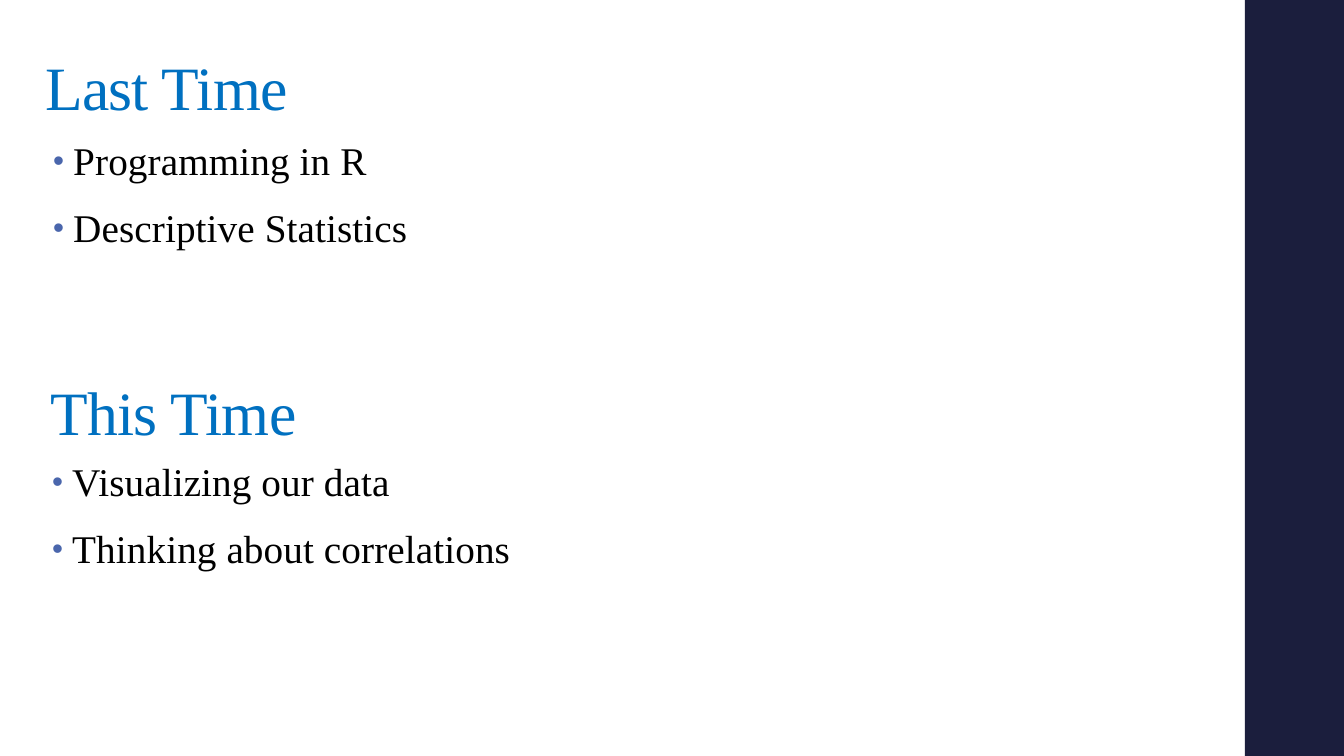
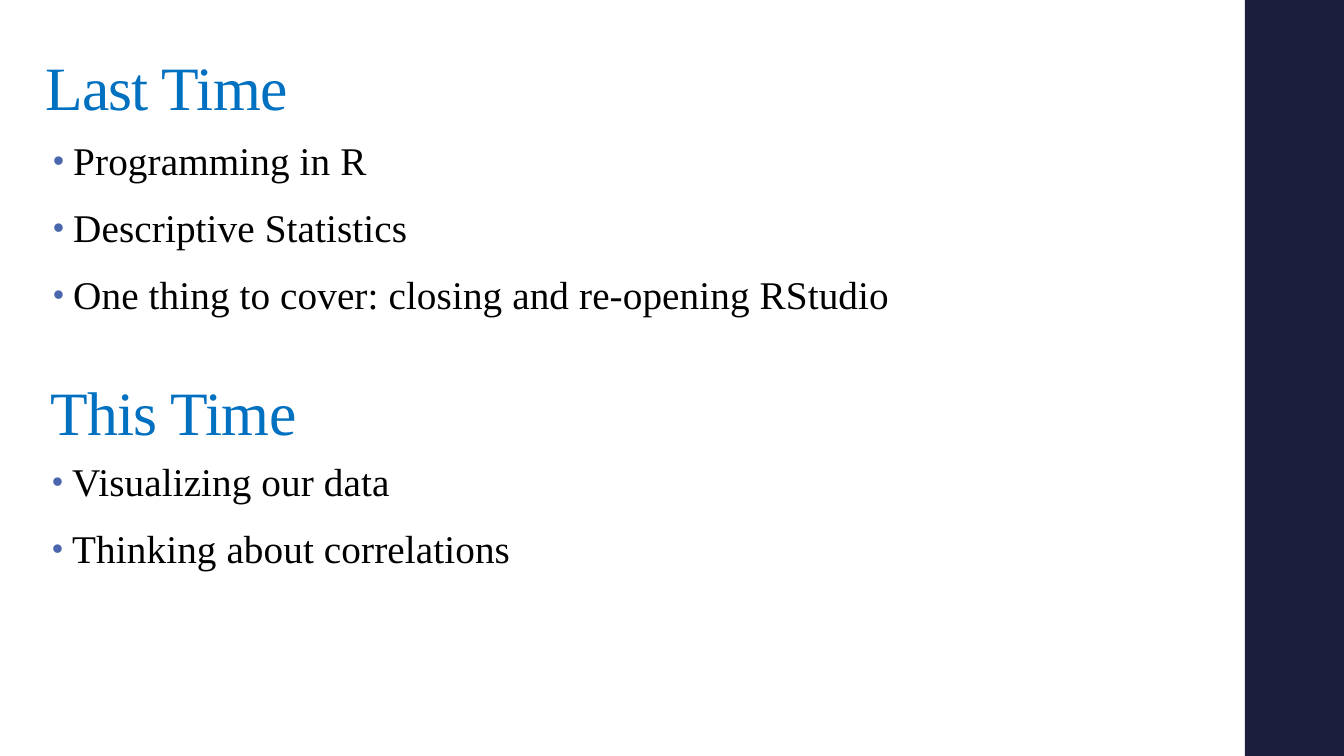
Before and after one commit to alex-hoagland/HAD5772, a slide deck: slide 2 of Lectures/Lecture03_Correlations/Lecture3_Correlations.pptx. Drawn at 1344x756 pixels with LibreOffice and Linux fonts; fonts in the diff are those of the drawing. Boxes give left, top, right and bottom in pixels: in the first picture for what was removed or moved away, otherwise in the second. Text is boxed around its words. In the diff, an @@ line names an element or a change of style, - is before the commit and + after.

```diff
--- a/Lectures/Lecture03_Correlations/Lecture3_Correlations.pptx
+++ b/Lectures/Lecture03_Correlations/Lecture3_Correlations.pptx
@@ text at (73,281,889,317): paragraph added @@
+• One thing to cover: closing and re-opening RStudio
```
Also in this commit, not shown: 1 other slide changed, 35 slides added, 10 slides removed, 3 other files.
